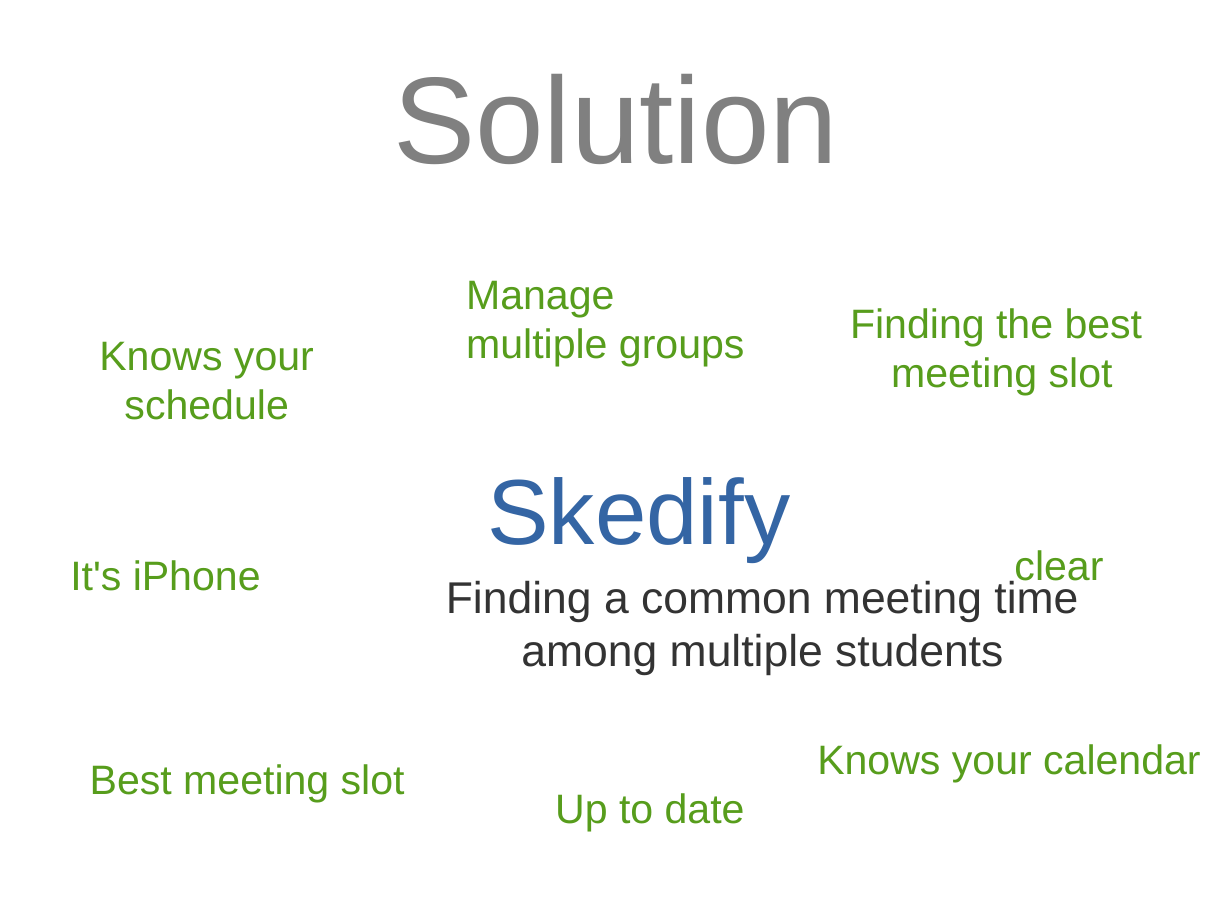
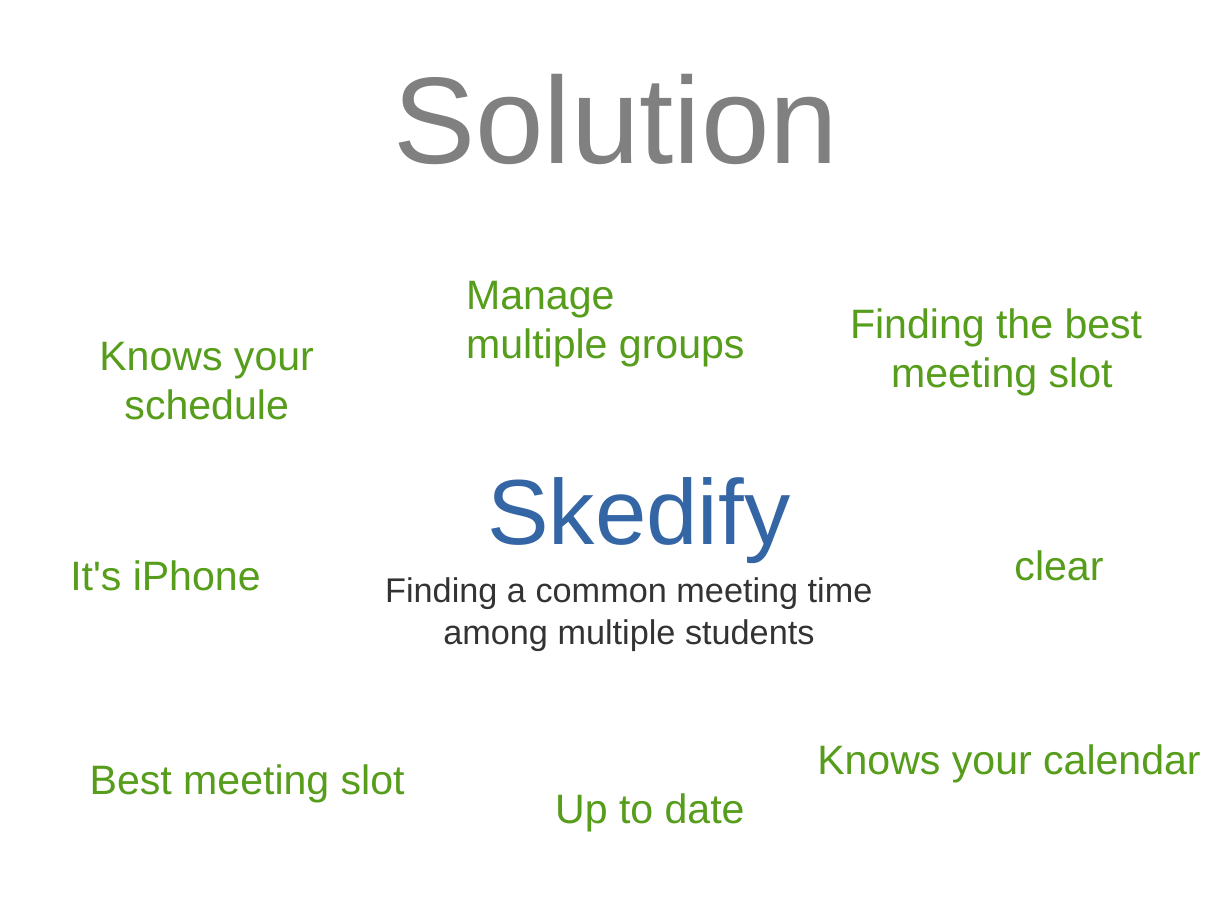
Before and after one commit to mremad/RWTH-iPhone-Project, a slide deck: slide 3 of Presentation-Tobi.pptx. Drawn at 1232x924 pixels with LibreOffice and Linux fonts; fonts in the diff are those of the drawing. Boxes give left, top, right and bottom in pixels: in the first picture for what was removed or moved away, otherwise in the second. Text is boxed around its words. In the diff, an @@ line names an element or a change of style, - is before the commit and + after.

```diff
--- a/Presentation-Tobi.pptx
+++ b/Presentation-Tobi.pptx
@@ text "Finding a common meeting time" at (385, 577, 873, 650): size 26 to 20 pt; alignment left to centre @@
```
Also in this commit, not shown: 2 other slides changed.
